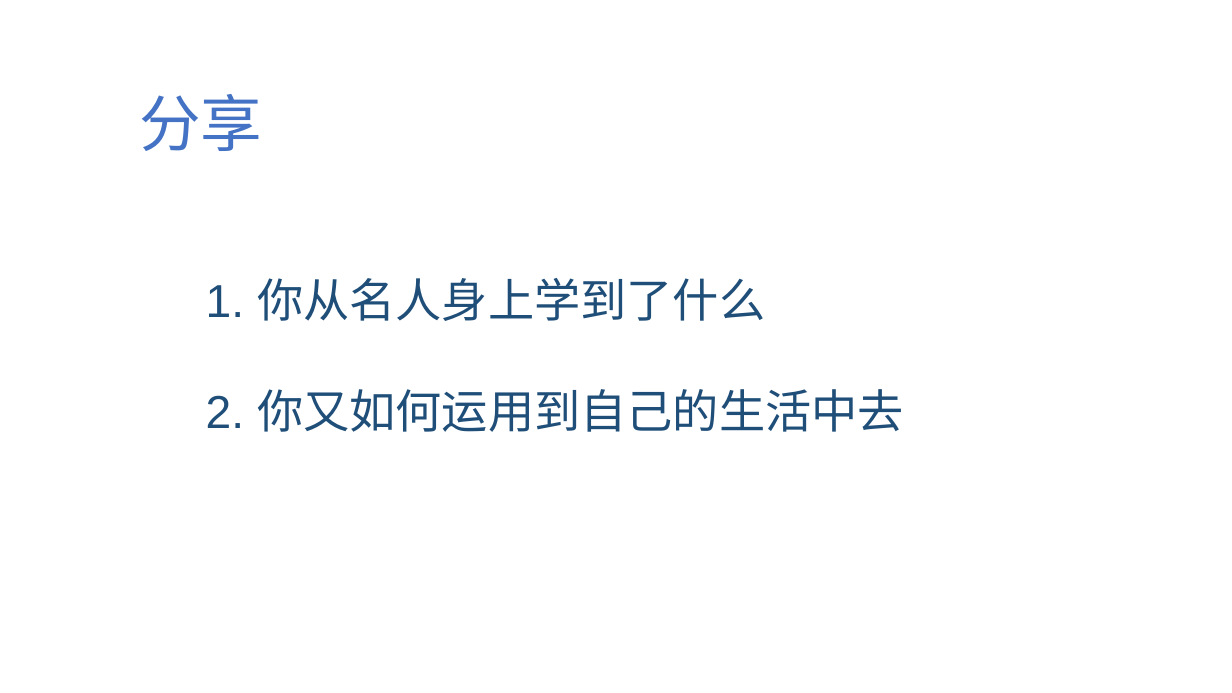
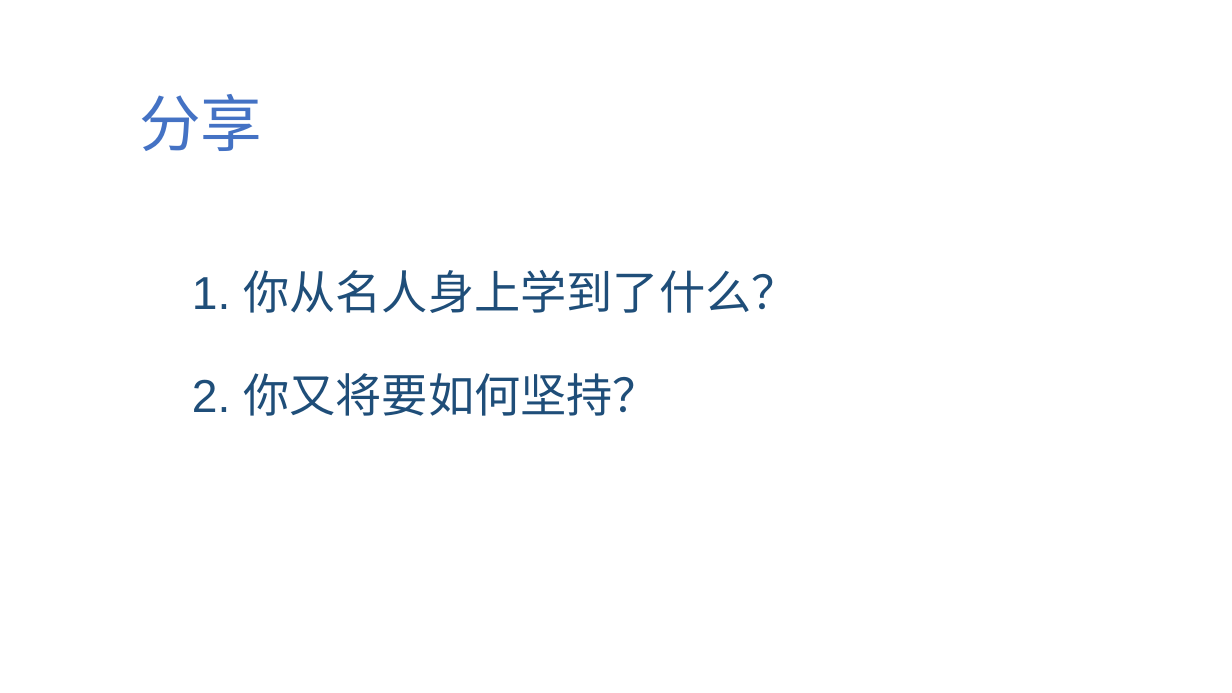
Before and after one commit to jeefies/ppt, a slide deck: slide 12 of 坚持.pptx (slide 9 before the commit). Drawn at 1232x693 pixels with LibreOffice and Linux fonts; fonts in the diff are those of the drawing. Boxes give left, top, right and bottom in pixels: in the first picture for what was removed or moved away, otherwise in the second. Text is boxed around its words. In the diff, an @@ line names an element or a change of style, - is before the commit and + after.

```diff
--- a/坚持.pptx
+++ b/坚持.pptx
@@ text at (x1=192, y1=270, x2=797, y2=416): text changed @@
-1. 你从名人身上学到了什么
-2. 你又如何运用到自己的生活中去
+1. 你从名人身上学到了什么？
+2. 你又将要如何坚持？
```
Also in this commit, not shown: 3 slides added, 5 other files.
